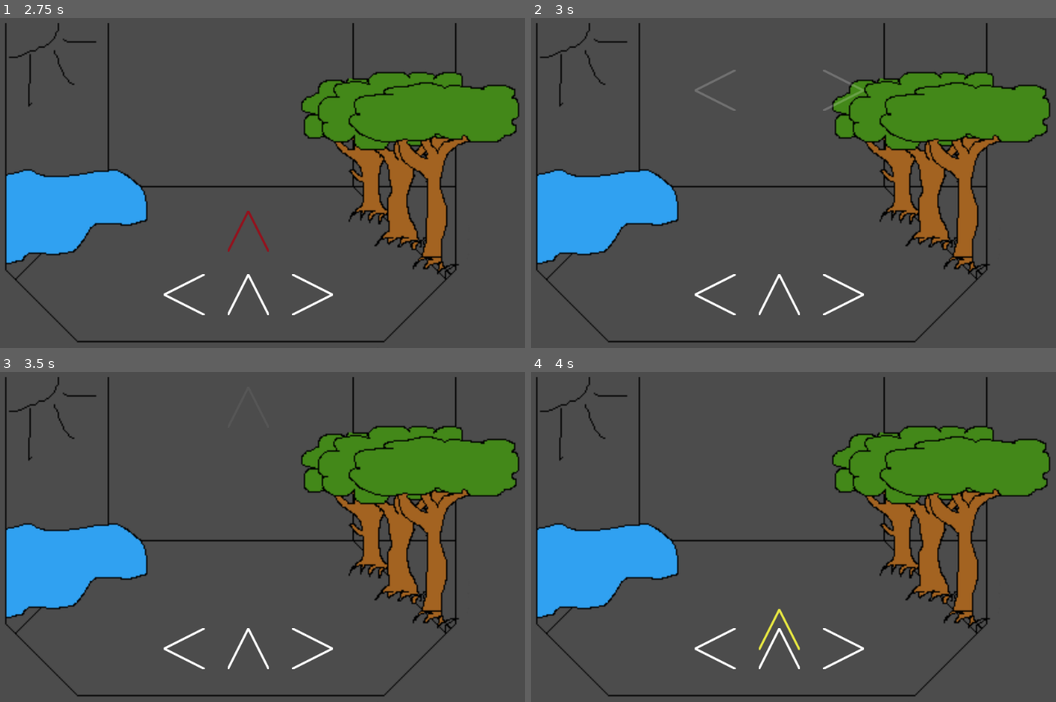
Above: before the commit, frames 1-4 (two rows, left to right).
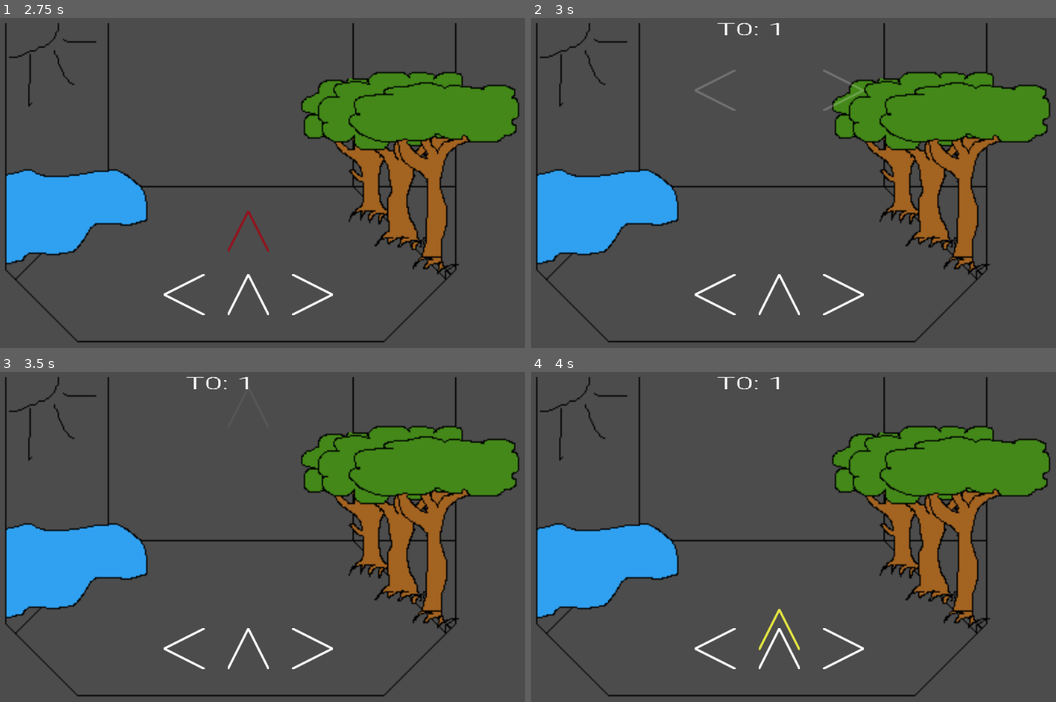
Above: after the commit, the same moments.

Repository: Sntx626/GameJam5
Game: Godot game, scene res://Scenes/MainScene.tscn
The game is run twice, just before and just after one commit, with the same random seed, the same clock (stepped at 60 frames per second) and the same inputs.
Inputs:
- Up to frame 1 (2.75 s): tap Enter at 0.5 s; hold Right (A_right) 0.53-1.28 s; hold Left (A_left) 1.28-2.03 s; tap Space at 2 s; hold Right (A_right) from 2.03 s (still down)
- Up to frame 2 (3 s): release Right (A_right) at 2.78 s; hold Up (A_up) from 2.78 s (still down)
- Up to frame 3 (3.5 s): keep holding Up (A_up)
- Up to frame 4 (4 s): release Up (A_up) at 3.53 s; hold Left (A_left) from 3.53 s (still down)

Frame 1 is identical in both runs. In frame 2, 0.1% of the frame differs, in the area x 35-48%, y 1-6%; in frame 3, 0.1%; in frame 4, 0.1%.

Commit message:
Changed to pressed event

Diff:
--- a/Scenes/MainScene.tscn
+++ b/Scenes/MainScene.tscn
@@ -20,5 +20,5 @@
 
 [node name="AudioStreamPlayer" type="AudioStreamPlayer" parent="."]
 stream = ExtResource( 5 )
-volume_db = -30.0
+volume_db = -10.0
 autoplay = true
--- a/Scenes/UI.gd
+++ b/Scenes/UI.gd
@@ -8,6 +8,9 @@
 var frequenz = 60000/bpm;
 var showTime = frequenz;
 
+var upP = false;
+var leftP = false;
+var rightP = false;
 
 var arrow_up_list = [];
 var arrow_right_list = [];
@@ -49,13 +52,21 @@
 
 func _process(delta):
 	timeCollapsed += delta * 1000;
-	if (Input.is_action_just_released("A_up")):
+	if (Input.is_action_just_pressed("A_up") && not upP):
+		upP = true;
 		pressedRowEvent(arrow_up_list);
-	if (Input.is_action_just_released("A_left")):
+	if (Input.is_action_just_pressed("A_left") && not leftP):
+		leftP = true;
 		pressedRowEvent(arrow_left_list);
-	if (Input.is_action_just_released("A_right")):
+	if (Input.is_action_just_pressed("A_right") && not rightP):
+		rightP = true;
 		pressedRowEvent(arrow_right_list);
-
+	if (Input.is_action_just_released("A_up") && upP):
+		upP = false;
+	if (Input.is_action_just_released("A_left") && leftP):
+		leftP = false;
+	if (Input.is_action_just_released("A_right") && rightP):
+		rightP = false;
 	while (timeCollapsed > frequenz):
 		print($UI/ArrowTop.position)
 		tick += 1;
